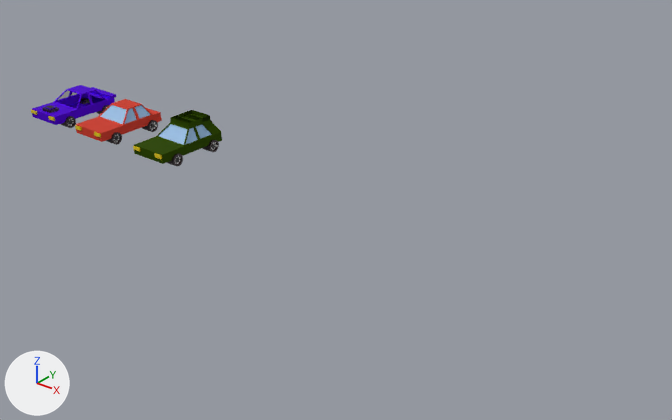
The Blender file public/assets/raw_blender/cars.blend as it was, and as the next commit left it.
Camera for both pictures: a 50 mm camera at (63.6, -45.8, 28.5) aimed at (25.5, 1.8, -1.0). The lights are fixed; the arrows at lower left show +X, +Y and +Z.
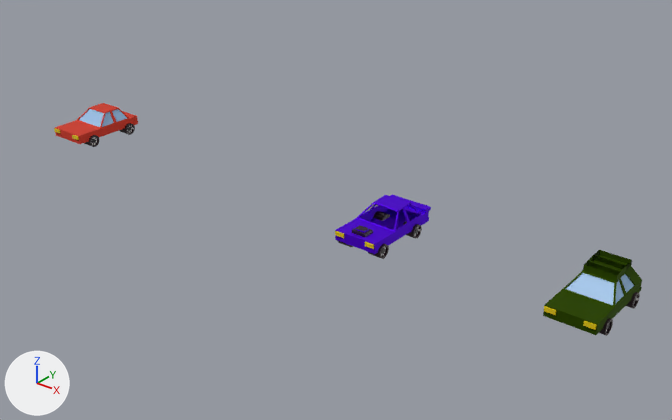
The change in detail:
Object 'Cube' (ob_cube) moves from (4.03, -0.55, 1.31) to (0.21, 0.01, -0.03).
Object 'Cylinder.001' (ob_cylinder_001) moves from (5.32, -1.85, 0.83) to (1.5, -1.3, -0.51).
Object 'Cylinder.003' (ob_cylinder_003) moves from (5.34, 1.98, 0.78) to (1.52, 2.54, -0.57).
Object 'Cube.001' (ob_cube_001) moves from (5.25, -3.17, 1.48) to (1.43, -2.62, 0.14).
Object 'Cylinder.002' (ob_cylinder_002) moves from (-0.67, 1.98, 0.78) to (32.07, 1.94, -0.56).
Object 'Cylinder.004' (ob_cylinder_004) moves from (-0.69, -1.85, 0.83) to (32.05, -1.89, -0.5).
Object 'Cube.002' (ob_cube_002) moves from (-0.76, -3.17, 1.48) to (31.98, -2.65, 0.15).
Object 'Cube.003' (ob_cube_003) moves from (-1.98, -0.55, 1.31) to (30.76, -0.04, -0.03).
Object 'Cylinder.005' (ob_cylinder_005) moves from (12.53, 1.98, 0.78) to (47.32, 2.6, -0.57).
Object 'Cylinder.006' (ob_cylinder_006) moves from (12.51, -1.85, 0.83) to (47.3, -1.23, -0.51).
Object 'Cube.004' (ob_cube_004) moves from (12.44, -3.17, 1.48) to (47.23, -2.56, 0.14).
Object 'Cube.005' (ob_cube_005) moves from (11.22, -0.55, 1.31) to (46.01, 0.07, -0.03).
Object 'Cylinder.007' (ob_cylinder_007) moves from (11.18, 3.17, 1.76) to (45.96, 3.79, 0.42).

Changed parts and their boxes [x1, y1, x2, y2] in the pictures (672 x 420 px):
'Cube.005', moved
    before: [134, 110, 222, 164]
    after: [543, 250, 642, 335]
'Cube.003', moved
    before: [32, 85, 116, 125]
    after: [335, 194, 431, 254]
'Cube', moved
    before: [75, 99, 162, 142]
    after: [55, 103, 138, 144]
'Cylinder.004', moved
    before: [61, 116, 76, 128]
    after: [337, 240, 389, 259]
'Cylinder.006', moved
    before: [166, 153, 183, 166]
    after: [599, 318, 613, 336]
'Cylinder.005', moved
    before: [202, 140, 219, 152]
    after: [626, 292, 640, 309]
'Cylinder.001', moved
    before: [106, 132, 122, 145]
    after: [84, 135, 99, 147]
'Cylinder.003', moved
    before: [142, 120, 158, 132]
    after: [119, 123, 135, 135]
'Cube.004', moved
    before: [133, 146, 162, 159]
    after: [544, 306, 597, 330]
'Cylinder.002', moved
    before: [97, 105, 109, 114]
    after: [406, 224, 422, 239]
'Cube.002', moved
    before: [31, 110, 55, 121]
    after: [335, 231, 374, 249]
'Cube.001', moved
    before: [75, 125, 101, 137]
    after: [54, 128, 79, 140]
